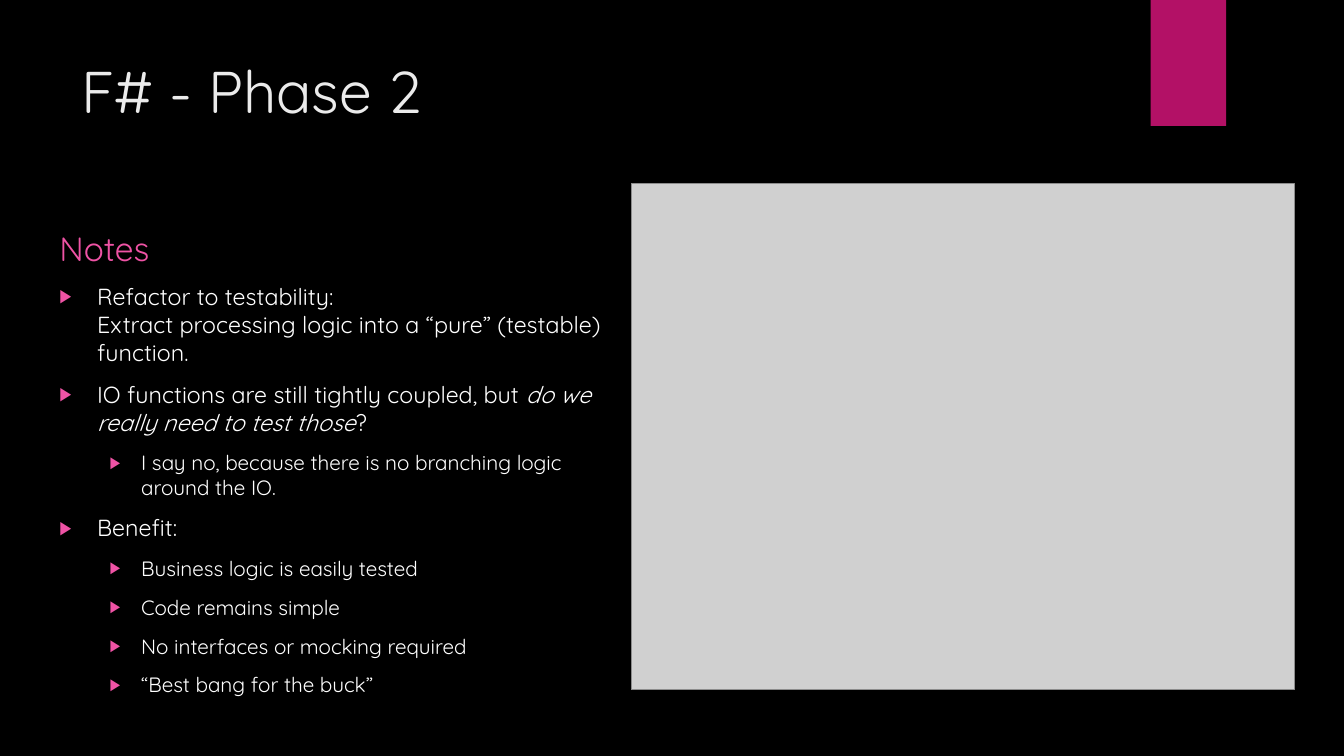
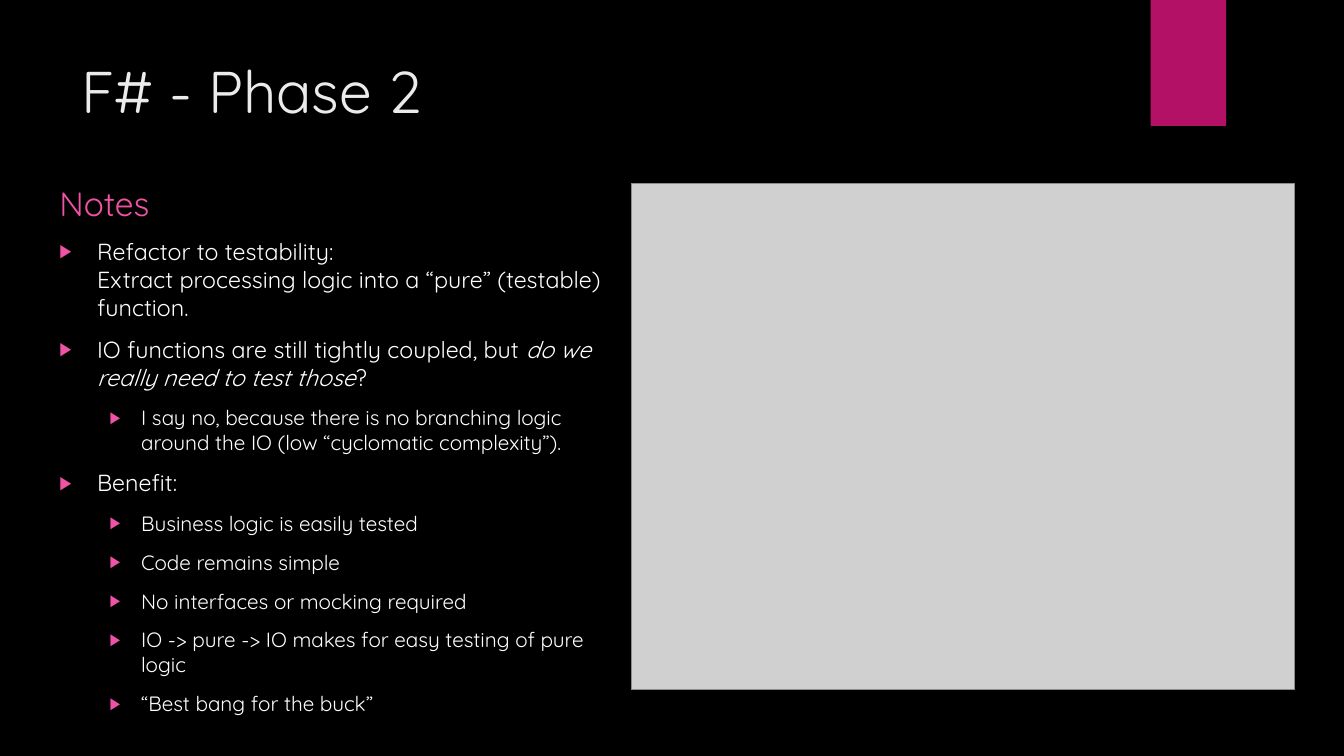
Before and after one commit to JordanMarr/TradeMinderFSharp, a slide deck: slide 19 of TradeMinder F# - C#.pptx. Drawn at 1344x756 pixels with LibreOffice and Linux fonts; fonts in the diff are those of the drawing; grey boxes stand for pictures; background and template pictures are left out. Boxes give left, top, right and bottom in pixels: in the first picture for what was removed or moved away, otherwise in the second. Text is boxed around its words. In the diff, an @@ line names an element or a change of style, - is before the commit and + after.

```diff
--- a/TradeMinder F# - C#.pptx
+++ b/TradeMinder F# - C#.pptx
@@ text "Notes": place and size @@
-text "Notes" at (59, 237, 149, 262)
+text "Notes" at (59, 192, 149, 217)
@@ text "Refactor to testability: Extract processing ...": place and size @@
-text "Refactor to testability: Extract processing ..." at (97, 288, 600, 696)
+text "Refactor to testability: Extract processing ..." at (97, 243, 600, 676)
@@ text at (141, 409, 562, 454): text changed @@
-  ▶ I say no, because there is no branching logic around the IO.
+  ▶ I say no, because there is no branching logic around the IO (low “cyclomatic complexity”).
@@ text at (141, 631, 584, 676): paragraph added @@
+  ▶ IO -> pure -> IO makes for easy testing of pure logic
```
Also in this commit, not shown: 15 other slides changed, 1 slide added, 1 slide removed.
